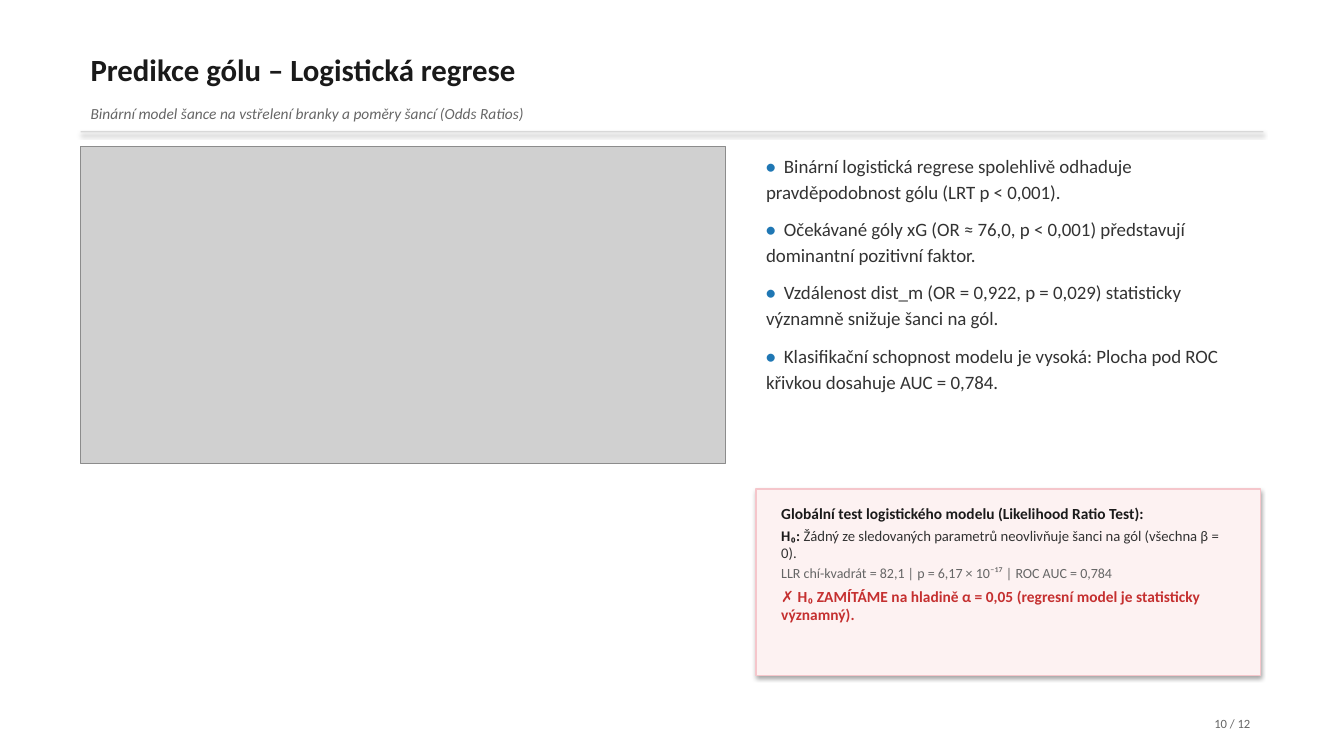
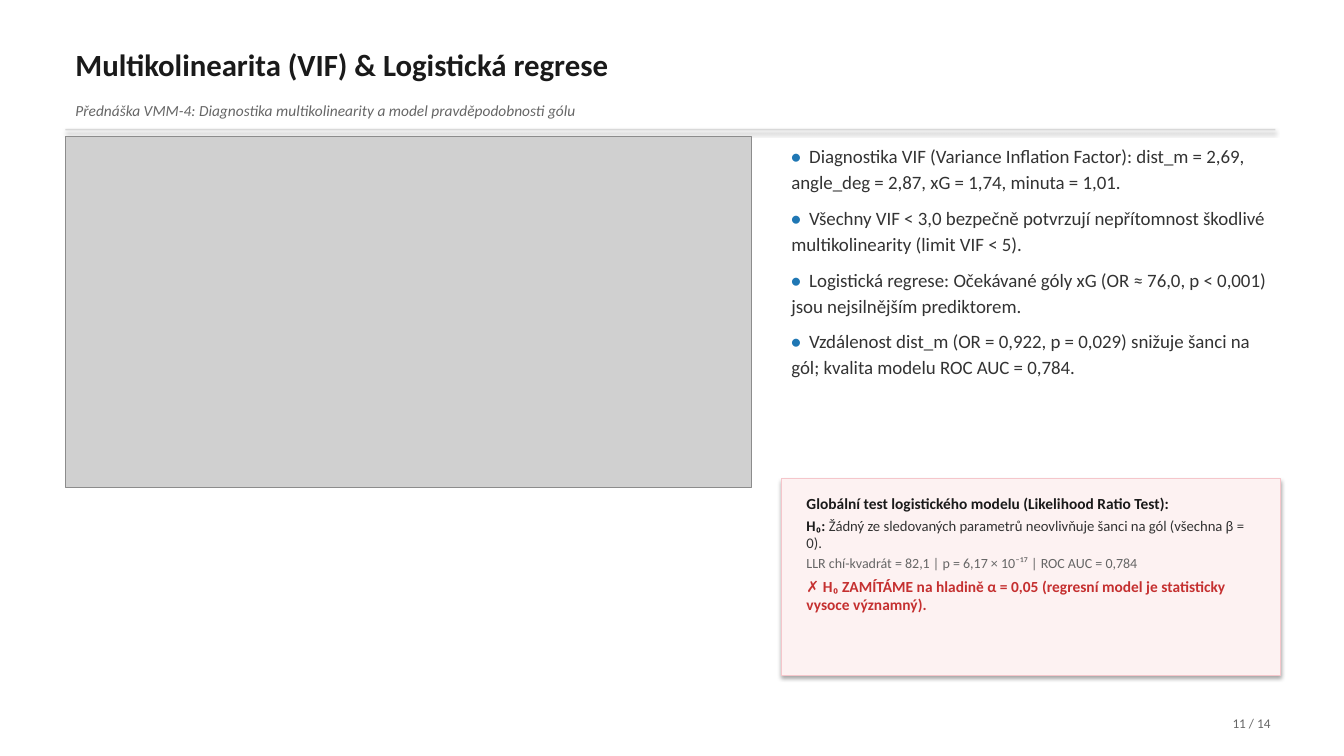
Before and after one commit to jkrejcikova/VMM_project_02, a slide deck: slide 11 of prezentace/prezentace_strelecka_uspesnost.pptx (slide 10 before the commit). Drawn at 1344x756 pixels with LibreOffice and Linux fonts; fonts in the diff are those of the drawing; grey boxes stand for pictures. Boxes give left, top, right and bottom in pixels: in the first picture for what was removed or moved away, otherwise in the second. Text is boxed around its words. In the diff, an @@ line names an element or a change of style, - is before the commit and + after.

Commit message:
Kompletni prepracovani VMM projektu: FA Varimax, t-SNE, VIF a 14 slidu PPTX
1. Metodicke rozsireni (metody z prednasek VMM):
- Faktorova analyza s rotaci Varimax (VMM-9): 05c_fa_varimax_loadings.png, identifikovany latentni faktory F1 (kvalita pozice) a F2 (herni hloubka)
- Nelinearni redukce dimenze t-SNE (VMM-10, 11): 05d_tsne_strely.png, separace golovych situaci v nelinearnim prostoru
- Multikolinearita a VIF (VMM-4): tabulka_vif.csv, vsechny hodnoty VIF < 3.0 (dist_m: 2.69, angle: 2.87, xG: 1.74, min: 1.01)

2. Oprava a zlepseni vizualizaci:
- Velke kontrastni pismo v celem matplotlibu (font.size: 14, axes: 15-16, tick: 13)
- Hriste na bilem pozadi (#FFFFFF), sede cary (#a0a0a0, lw=1.5), body s=35/alpha=0.65
- Opraveny Q-Q graf pomoci scipy.stats.probplot s presnymi empirickymi kvantily dat
- Plna Spearmanova korelacni matice s velkymi popiskami
- PCA biplot se zkracenymi sipkami a bezpecnymi okraji
- Forest plot na logaritmicke ose X s prehlednymi p-hodnotami

3. Prezentace (14 slidu PPTX):
- Ciste BILE pozadi (#FFFFFF) na vsech 14 snimcich
- Zadana POUZE sirka width=Inches(6.8), pomer stran zachovan bez deformace
- Symetricke 50/50 rozvrzeni (vlevo velky graf, vpravo 3-4 odrazky a decentni ramecek s H0/H1)

```diff
--- a/prezentace/prezentace_strelecka_uspesnost.pptx
+++ b/prezentace/prezentace_strelecka_uspesnost.pptx
@@ text at box(75, 53, 609, 82): text changed @@
-Predikce gólu – Logistická regrese
+Multikolinearita (VIF) & Logistická regrese
@@ text added at box(75, 105, 575, 119), 11 pt, text #666666, italic @@
+Přednáška VMM-4: Diagnostika multikolinearity a model pravděpodobnosti gólu
@@ text removed at box(91, 108, 523, 122) @@
-Binární model šance na vstřelení branky a poměry šancí (Odds Ratios)
@@ picture: place and size @@
-picture at box(81, 146, 726, 464)
+picture at box(66, 136, 751, 487)
@@ rectangle: place and size @@
-rectangle at box(81, 131, 1263, 132)
+rectangle at box(66, 129, 1275, 130)
@@ text at box(791, 149, 1266, 378): text changed @@
-• Binární logistická regrese spolehlivě odhaduje pravděpodobnost gólu (LRT p < 0,001).
-• Očekávané góly xG (OR ≈ 76,0, p < 0,001) představují dominantní pozitivní faktor.
-• Vzdálenost dist_m (OR = 0,922, p = 0,029) statisticky významně snižuje šanci na gól.
-• Klasifikační schopnost modelu je vysoká: Plocha pod ROC křivkou dosahuje AUC = 0,784.
+• Diagnostika VIF (Variance Inflation Factor): dist_m = 2,69, angle_deg = 2,87, xG = 1,74, minuta = 1,01.
+• Všechny VIF < 3,0 bezpečně potvrzují nepřítomnost škodlivé multikolinearity (limit VIF < 5).
+• Logistická regrese: Očekávané góly xG (OR ≈ 76,0, p < 0,001) jsou nejsilnějším prediktorem.
+• Vzdálenost dist_m (OR = 0,922, p = 0,029) snižuje šanci na gól; kvalita modelu ROC AUC = 0,784.
@@ rectangle: place and size @@
-rectangle at box(756, 489, 1260, 676)
+rectangle at box(781, 479, 1280, 676)
@@ text "Globální test logistického modelu (Likelihood ...": place and size @@
-text "Globální test logistického modelu (Likelihood ..." at box(781, 508, 1208, 623)
+text "Globální test logistického modelu (Likelihood ..." at box(806, 497, 1234, 613)
@@ text at box(806, 579, 1225, 613): text changed @@
-✗ H₀ ZAMÍTÁME na hladině α = 0,05 (regresní model je statisticky významný).
+✗ H₀ ZAMÍTÁME na hladině α = 0,05 (regresní model je statisticky vysoce významný).
@@ text added at box(1233, 719, 1270, 728), 9.5 pt, text #666666 @@
+11 / 14
@@ text removed at box(1214, 720, 1251, 728) @@
-10 / 12
```
Also in this commit, not shown: 11 other slides changed, 2 slides added, 22 other files.
